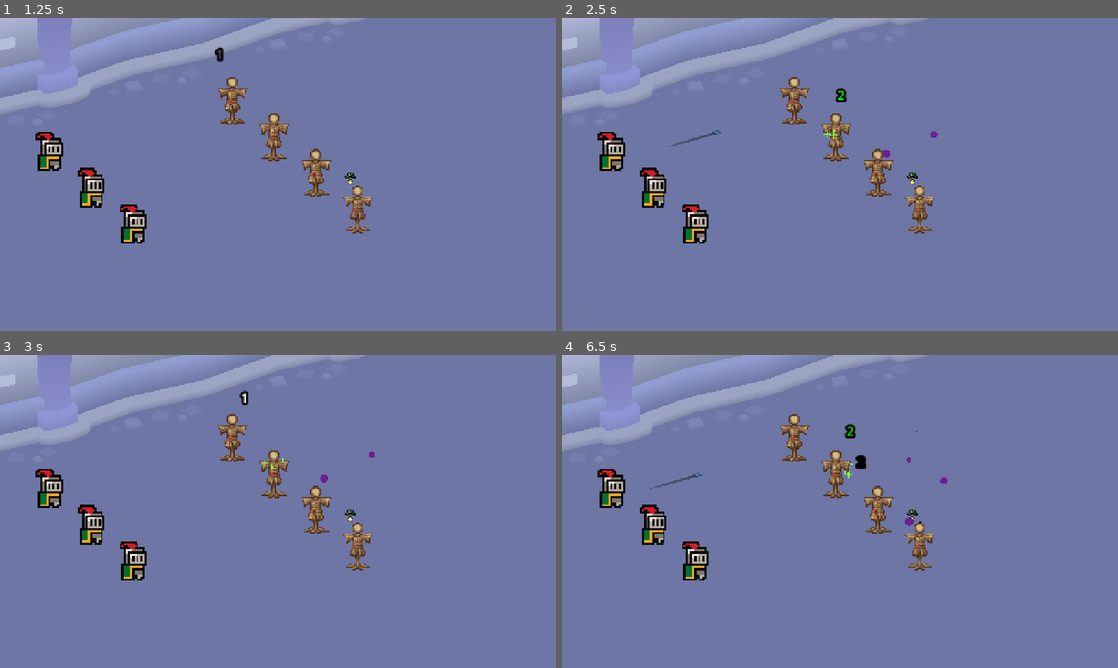
Above: before the commit, frames 1-4 (two rows, left to right).
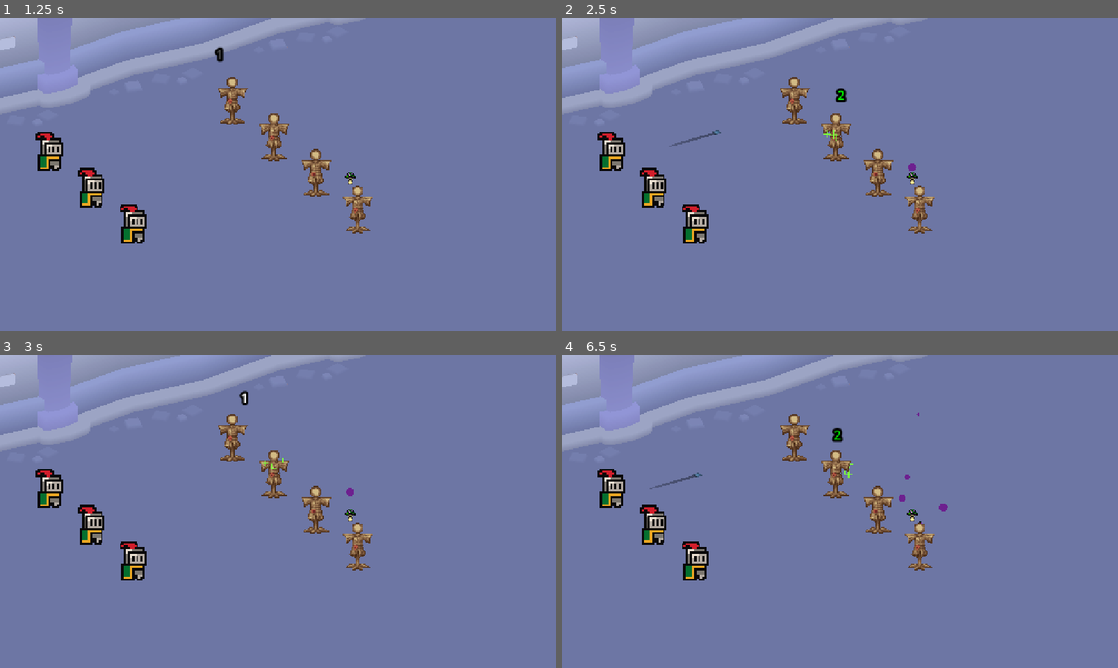
Above: after the commit, the same moments.

Repository: NouCake/ram-dungeon
Game: Godot game, scene res://scenes/showcase.tscn
The game is run twice, just before and just after one commit, with the same random seed, the same clock (stepped at 60 frames per second) and the same inputs. The engine's default icon, where the game draws it, is replaced by a stand-in: a white triangle on a blue panel in a dark square.
Inputs:
- Up to frame 1 (1.25 s): tap Enter (ui_accept) at 0.5, 0.77 s
- Up to frame 2 (2.5 s): tap Enter (ui_accept) at 1.25, 1.52, 2 s
- Up to frame 3 (3 s): no input
- Up to frame 4 (6.5 s): tap Enter (ui_accept) at 3.02, 3.5, 3.77, 4.52, 6.02 s

Frame 1 is identical in both runs. In frame 2, less than 0.1% of the frame differs, in the area x 57-68%, y 36-49%; in frame 3, less than 0.1%; in frame 4, 0.4%, in the area x 48-70%, y 18-55%.
Error after the commit: Parse Error: Function "_ready()" not found in base TickEffect. (res://assets/scripts/effects/poison.gd:14)

Commit message:
Refactor all timers to use Timer nodes via TimerUtil
Created TimerUtil helper class with 3 patterns:
- delay(): one-shot callback
- repeat(): repeating callback
- await_delay(): one-shot for await pattern

Refactored files:
- VFXOneshot: Timer for lifetime
- Explosion: Timer for despawn delay
- EffectArea: Timer for repeating effect application
- Shroom: Timers for grow delay + repeating poison spawn
- Spawner: Timer for repeating spawns
- PoisonEffect: Timer for repeating damage ticks
- BurnEffect: Timer for repeating damage ticks

Benefits:
- All timers now respect get_tree().paused (pause menu ready)
- No more manual delta accumulation
- No more while-true await loops
- Timers visible in scene tree for debugging
- Auto-cleanup when parent freed

Diff:
--- a/assets/scripts/effect_area.gd
+++ b/assets/scripts/effect_area.gd
@@ -24,8 +24,8 @@
 @onready var mesh: MeshInstance3D = get_node("mesh")
 @onready var particles: GPUParticles3D = get_node("particles")
 
-var time_since_last_update := effect_interval
 var current_range := effect_range
+var _effect_timer: Timer
 
 func _ready():
 	mesh.set_instance_shader_parameter("fade", 0.0)
@@ -39,9 +39,11 @@
 	# Use tween for fade in/out
 	_setup_fade_tween()
 
+	# Start repeating effect application
+	_effect_timer = TimerUtil.repeat(self, effect_interval, _apply_effect_to_targets)
+
 	# Auto-destroy after lifetime
-	await get_tree().create_timer(time_alive).timeout
-	queue_free()
+	TimerUtil.delay(self, time_alive, queue_free)
 
 func _setup_grow_tween() -> void:
 	var tween := create_tween()
@@ -68,13 +70,6 @@
 	(particles.process_material as ParticleProcessMaterial).emission_ring_radius = new_range
 	mesh.scale = Vector3.ONE * new_range / effect_range
 
-func _process(delta:float) -> void:
-	time_since_last_update += delta
-
-	if time_since_last_update >= effect_interval:
-		time_since_last_update -= effect_interval
-		_apply_effect_to_targets()
-
 func _apply_effect_to_targets() -> void:
 	var targets: Array[Node3D] = detector.find_all(target_filters, current_range, false)
 	for target in targets:
--- a/assets/scripts/effects/burn.gd
+++ b/assets/scripts/effects/burn.gd
@@ -3,19 +3,29 @@
 extends TickEffect
 
 @export var burn_interval := 1.0
-var time_since_last_damage := burn_interval
+
+var _damage_timer: Timer
 
 func _init() -> void:
 	stackable = true
 	duration = 2.0
 	type = "Burn"
 
+func _ready() -> void:
+	super._ready()
+	# Start repeating damage timer
+	_damage_timer = TimerUtil.repeat(self, burn_interval, _deal_damage)
+
+func _deal_damage() -> void:
+	var entity := get_parent() as Entity
+	if not entity:
+		return
+
+	var damage_info := DamageInfo.new(null, entity)
+	damage_info.amount = stack_size
+	damage_info.type = DamageInfo.DamageType.FIRE
+	entity.health.do_damage(damage_info)
+
+# Old tick-based logic removed
 func do_effect_tick(delta: float, entity: Entity) -> void:
-	time_since_last_damage += delta
-
-	if time_since_last_damage >= burn_interval:
-		var damage_info := DamageInfo.new(null, entity)
-		damage_info.amount = stack_size
-		damage_info.type = DamageInfo.DamageType.FIRE
-		entity.health.do_damage(damage_info)
-		time_since_last_damage -= burn_interval
+	pass
--- a/assets/scripts/effects/poison.gd
+++ b/assets/scripts/effects/poison.gd
@@ -3,27 +3,36 @@
 extends TickEffect
 
 var damage_interval := 1.0
-var time_since_last_damage := damage_interval
 var origin: Entity
+
+var _damage_timer: Timer
 
 func _init() -> void:
 	type = "Poison"
+
+func _ready() -> void:
+	super._ready()
+	# Start repeating damage timer
+	_damage_timer = TimerUtil.repeat(self, damage_interval, _deal_damage)
 
 func merge_stack(other: TickEffect) -> void:
 	if other is PoisonEffect:
 		var other_poison: PoisonEffect = other as PoisonEffect
 		stack_size += other_poison.stack_size
 		duration = max(duration, other_poison.duration)
-		time_since_last_damage = min(time_since_last_damage, other_poison.time_since_last_damage)
 	else:
 		print("Tried to merge non-poison effect into poison effect")
 
+func _deal_damage() -> void:
+	var entity := get_parent() as Entity
+	if not entity:
+		return
+
+	var damage_info := DamageInfo.new(origin, entity)
+	damage_info.amount = stack_size
+	damage_info.type = DamageInfo.DamageType.POISON
+	entity.health.do_damage(damage_info)
+
+# Old tick-based logic removed
 func do_effect_tick(delta: float, entity: Entity) -> void:
-	time_since_last_damage += delta
-
-	if time_since_last_damage >= damage_interval:
-		var damage_info := DamageInfo.new(origin, entity)
-		damage_info.amount = stack_size
-		damage_info.type = DamageInfo.DamageType.POISON
-		entity.health.do_damage(damage_info)
-		time_since_last_damage -= damage_interval
+	pass
--- a/assets/scripts/explosion.gd
+++ b/assets/scripts/explosion.gd
@@ -9,8 +9,7 @@
 func _ready() -> void:
 	assert(origin != null, "Explosion must have an origin set")
 	deal_damage()
-	await get_tree().create_timer(0.2).timeout
-	queue_free()
+	TimerUtil.delay(self, 0.2, queue_free)
 
 func deal_damage() -> void:
 	var detector := TargetDetectorComponent.Get(self)
--- a/assets/scripts/shroom.gd
+++ b/assets/scripts/shroom.gd
@@ -8,24 +8,22 @@
 
 @onready var sprite: AnimatedSprite3D = get_node("sprite")
 
+var _poison_timer: Timer
+
 func _ready() -> void:
 	sprite.play("default")
 	sprite.speed_scale = 3 / grow_time
 	_schedule_lifecycle()
 
 func _schedule_lifecycle() -> void:
-	# Wait for grow phase before starting poison spawning
-	await get_tree().create_timer(grow_time).timeout
-	_start_poison_spawning()
+	# Wait for grow phase, then start repeating poison spawns
+	TimerUtil.delay(self, grow_time, _start_poison_spawning)
 
 	# Auto-destroy after total lifetime
-	await get_tree().create_timer(time_alive - grow_time).timeout
-	queue_free()
+	TimerUtil.delay(self, time_alive, queue_free)
 
 func _start_poison_spawning() -> void:
-	while true:
-		spawn_effect()
-		await get_tree().create_timer(poison_interval).timeout
+	_poison_timer = TimerUtil.repeat(self, poison_interval, spawn_effect)
 
 func spawn_effect() -> void:
 	var effect_instance: Node3D = effect_scene.instantiate()
--- a/assets/scripts/spawner.gd
+++ b/assets/scripts/spawner.gd
@@ -7,21 +7,16 @@
 @export var spawn_area_width: int = 100
 @export var spawn_area_height: int = 250
 
-var time_since_last_spawn = spawn_rate
+var _spawn_timer: Timer
 
-func _process(delta: float) -> void:
-	time_since_last_spawn += delta
-
-	if time_since_last_spawn > spawn_rate:
-		spawn()
-		time_since_last_spawn = 0
+func _ready() -> void:
+	_spawn_timer = TimerUtil.repeat(self, spawn_rate, spawn)
 
 func spawn():
 	print("Spawning Enemy")
 	var instance: Node2D = to_spawn.instantiate()
 	instance.global_position = global_position + get_random_position()
 	get_tree().get_current_scene().add_child(instance)
-	pass
 
 func get_random_position() -> Vector2:
 	var random_x = spawn_area_width * randf()
--- /dev/null
+++ b/assets/scripts/util/timer_util.gd
@@ -0,0 +1,37 @@
+## Utility class for creating and managing Timer nodes.
+## Simplifies common timer patterns (one-shot delays, repeating intervals).
+class_name TimerUtil
+
+## Create a one-shot timer that calls a function after delay.
+## Timer is added as child of parent_node and auto-freed after timeout.
+static func delay(parent_node: Node, delay_sec: float, callback: Callable) -> Timer:
+	var timer := Timer.new()
+	timer.wait_time = delay_sec
+	timer.one_shot = true
+	timer.timeout.connect(callback)
+	timer.timeout.connect(timer.queue_free)  # auto-cleanup
+	parent_node.add_child(timer)
+	timer.start()
+	return timer
+
+## Create a repeating timer that calls a function every interval.
+## Timer is added as child of parent_node.
+## Call timer.stop() or parent_node.queue_free() to stop.
+static func repeat(parent_node: Node, interval_sec: float, callback: Callable) -> Timer:
+	var timer := Timer.new()
+	timer.wait_time = interval_sec
+	timer.one_shot = false  # repeating
+	timer.timeout.connect(callback)
+	parent_node.add_child(timer)
+	timer.start()
+	return timer
+
+## Create a one-shot timer for await pattern.
+## Returns timer that can be awaited: await TimerUtil.await_delay(self, 1.0).timeout
+static func await_delay(parent_node: Node, delay_sec: float) -> Timer:
+	var timer := Timer.new()
+	timer.wait_time = delay_sec
+	timer.one_shot = true
+	parent_node.add_child(timer)
+	timer.start()
+	return timer
--- a/assets/scripts/vfx_oneshot.gd
+++ b/assets/scripts/vfx_oneshot.gd
@@ -6,5 +6,4 @@
 @export var lifetime := 1.0
 
 func _ready() -> void:
-	await get_tree().create_timer(lifetime).timeout
-	queue_free()
+	TimerUtil.delay(self, lifetime, queue_free)
